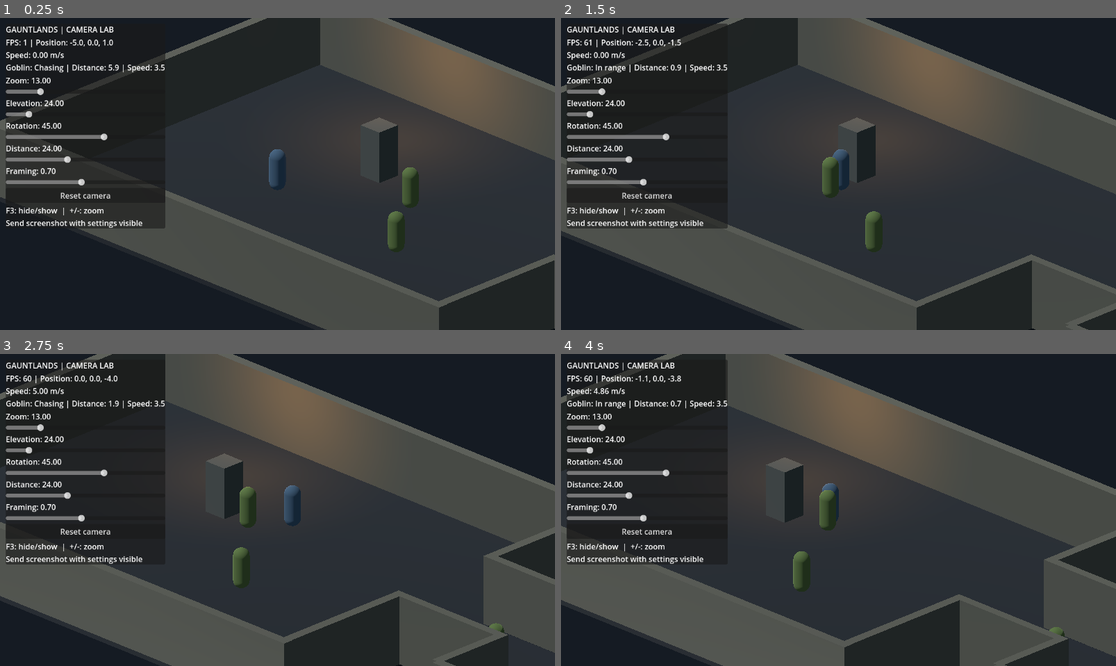
Above: before the commit, frames 1-4 (two rows, left to right).
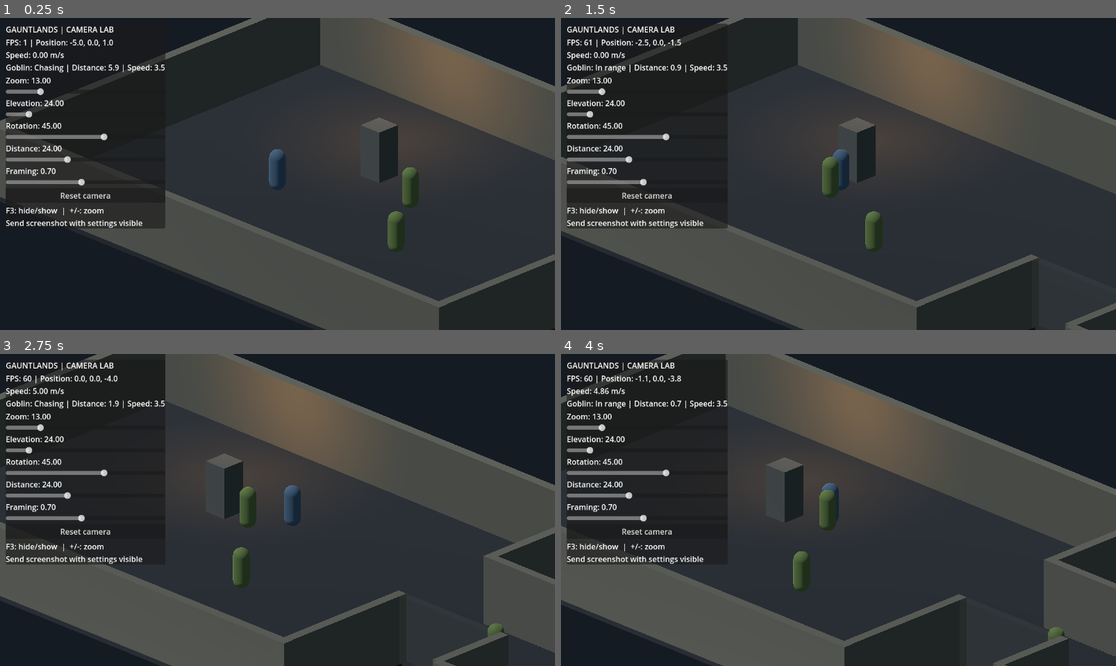
Above: after the commit, the same moments.

Repository: Jonty303/Project-Gauntlands
Game: Godot game, scene res://scenes/experiment_25d.tscn
The game is run twice, just before and just after one commit, with the same random seed, the same clock (stepped at 60 frames per second) and the same inputs. This scene is started directly instead of the project's main scene.
Inputs (mouse positions are in pixels of both pictures, inside the frame that each line leads up to):
- Up to frame 1 (0.25 s): no input
- Up to frame 2 (1.5 s): tap Enter (ui_accept) at 0.5, 0.77 s; move the mouse to (960, 158) at 0.52 s; hold D (move_right) 0.53-1.25 s; hold Space (attack) 0.53-1.25 s; click (960, 158) at 0.67 s; drag from (727, 189) to (810, 236) at 1.27 s
- Up to frame 3 (2.75 s): move the mouse to (333, 441) at 2.02 s; hold D (move_right) from 2.03 s (still down); tap Q (target_previous) at 2.1 s
- Up to frame 4 (4 s): release D (move_right) at 2.75 s; drag from (810, 572) to (672, 463) at 2.77 s; move the mouse to (1005, 556) at 3.52 s; hold A (move_left) from 3.53 s (still down); hold Space (attack) from 3.53 s (still down); tap Enter (ui_accept) at 3.77 s

The runs differ from the first frame. In frame 1, less than 0.1% of the frame differs, in the area x 99-100%, y 77-100%; in frame 2, 1.6%; in frame 3, 2.3%, in the area x 71-91%, y 76-100%; in frame 4, 2.3%.

Commit message:
Fade camera-occluding walls for enemies visible to the hero

Diff:
--- a/scripts/experiment_25d.gd
+++ b/scripts/experiment_25d.gd
@@ -105,23 +105,21 @@
     goblin.move_and_slide()
 
 func _update_wall_visibility() -> void:
-    # Raycast from the camera towards the hero, fading walls that block the view.
+    # Fade foreground walls for the hero and for enemies with a clear
+    # ground-level line of sight to the hero. Do not reveal enemies
+    # concealed by actual dungeon walls.
     var space := get_world_3d().direct_space_state
-    var origin := camera.global_position
-    var destination := hero.global_position + Vector3(0,0.9,0)
     var newly_faded: Dictionary = {}
-    for i in range(8):
-        var query := PhysicsRayQueryParameters3D.create(origin,destination)
-        query.collision_mask = 1
-        for body in newly_faded:
-            query.exclude.append(body.get_rid())
-        var hit := space.intersect_ray(query)
-        if hit.is_empty():
-            break
-        var wall: StaticBody3D = hit["collider"] as StaticBody3D
-        if wall == null or not wall_occluders.has(wall):
-            break
-        newly_faded[wall] = true
+    _collect_camera_occluders(space, hero.global_position + Vector3(0,0.9,0), newly_faded)
+    for goblin in goblins:
+        if not is_instance_valid(goblin):
+            continue
+        var from := hero.global_position + Vector3(0,0.9,0)
+        var to := goblin.global_position + Vector3(0,0.9,0)
+        var sight := PhysicsRayQueryParameters3D.create(from,to)
+        sight.collision_mask = 1
+        if space.intersect_ray(sight).is_empty():
+            _collect_camera_occluders(space,to,newly_faded)
     for wall in wall_occluders:
         var mesh := wall.get_node_or_null("Visual") as MeshInstance3D
         if mesh == null:
@@ -135,6 +133,22 @@
         tint.a = 0.18 if should_fade else 1.0
         material.albedo_color = tint
     faded_walls = newly_faded
+
+func _collect_camera_occluders(space: PhysicsDirectSpaceState3D, target: Vector3, result: Dictionary) -> void:
+    var origin := camera.global_position
+    var excluded: Array[RID] = []
+    for i in range(12):
+        var query := PhysicsRayQueryParameters3D.create(origin,target)
+        query.collision_mask = 1
+        query.exclude = excluded
+        var hit := space.intersect_ray(query)
+        if hit.is_empty():
+            break
+        var wall := hit["collider"] as StaticBody3D
+        if wall == null or not wall_occluders.has(wall):
+            break
+        result[wall] = true
+        excluded.append(wall.get_rid())
 
 func _update_camera_transform(immediate: bool, delta: float = 0.0) -> void:
     var yaw := deg_to_rad(camera_yaw)
